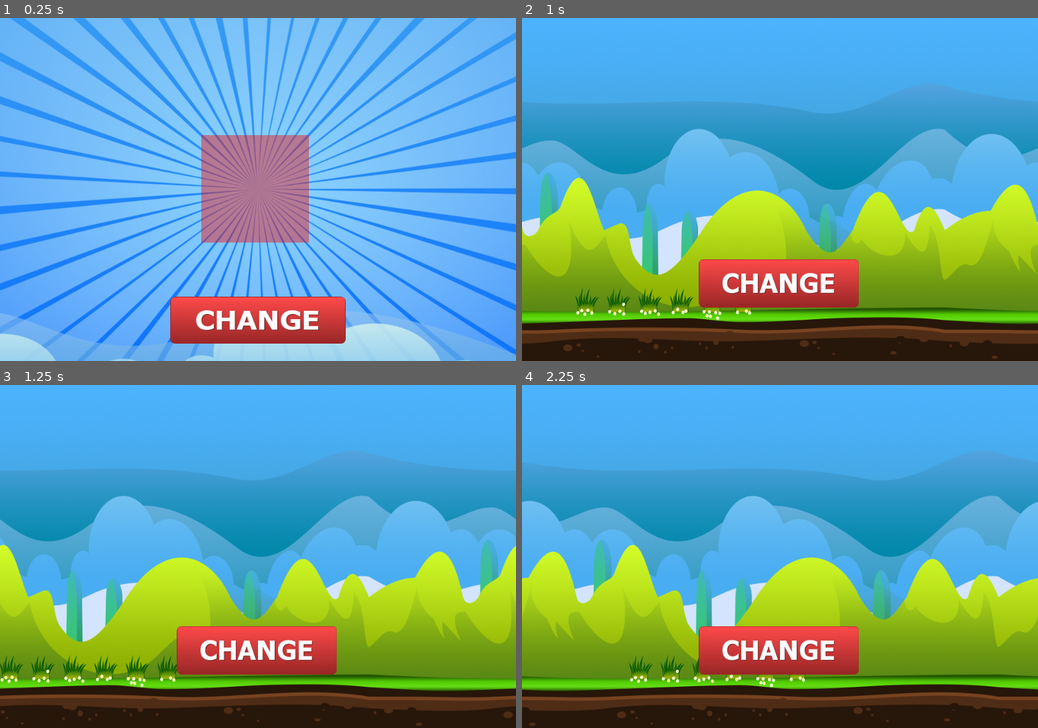
Above: before the commit, frames 1-4 (two rows, left to right).
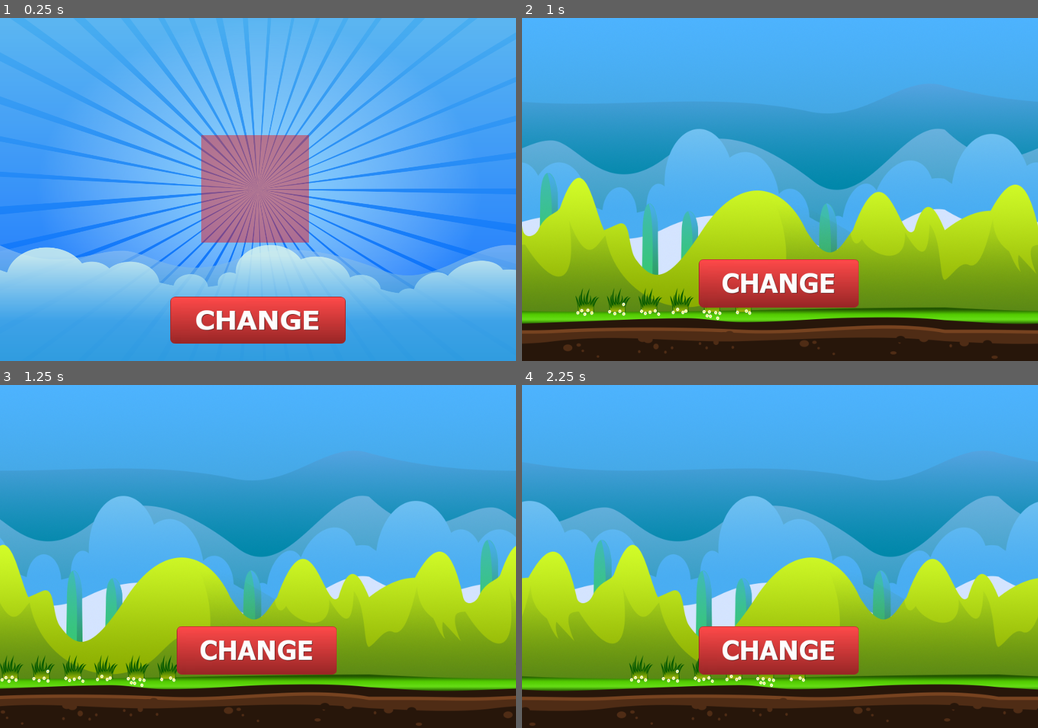
Above: after the commit, the same moments.

Repository: paulocoutinhox/godot-samples
Game: Godot game, scene res://Scenes/MainMenu.tscn
Two runs of this game, one before a commit and one after it. Both use one fixed random seed, a clock stepped at 60 frames per second and the inputs below.
Inputs (mouse positions are in pixels of both pictures, inside the frame that each line leads up to):
- Up to frame 1 (0.25 s): no input
- Up to frame 2 (1 s): click (780, 319) at 0.5 s
- Up to frame 3 (1.25 s): no input
- Up to frame 4 (2.25 s): click (780, 649) at 1.25 s; click (780, 686) at 2 s

The runs differ from the first frame. In frame 1, 48% of the frame differs, in the area x 0-100%, y 0-100%; in frame 2, nothing differs; in frame 3, nothing differs; in frame 4, nothing differs.

Commit message:
project center updated

Diff:
--- a/center/Scripts/MainMenu.gd
+++ b/center/Scripts/MainMenu.gd
@@ -22,7 +22,8 @@
 	else:
 		new_scale = view_size.y / background_size.y
 
-	# to be perfect can be something like 0.7
+	new_scale *= 0.5
+
 
 	background.set_scale(Vector2(new_scale, new_scale))
 
